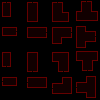
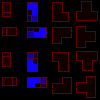
Layered file, before and after one edit (100 x 100). Changes by layer:
added layer "new_walls" above "walls" over [3, 12, 46, 87]
added layer "walls" above "newground" over [2, 2, 47, 87]
added layer "newground" above "ground" over [2, 2, 47, 87]
renamed "Layer 17" to "ground", painted on it over [2, 2, 47, 87]
removed layer "Layer 15" over [2, 2, 47, 87]
